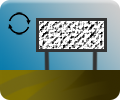
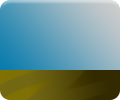
The second w=120, h=100 image is a revision of the first. Changes to its layers:
renamed "Layer 1" to "arrows", hid it, moved it into group "Symbols" over left=8, top=12, right=31, bottom=35
added group "politics" with 4 layers above "Store" over left=8, top=12, right=107, bottom=70
hid "resist", moved it into group "politics" over left=36, top=18, right=107, bottom=70
